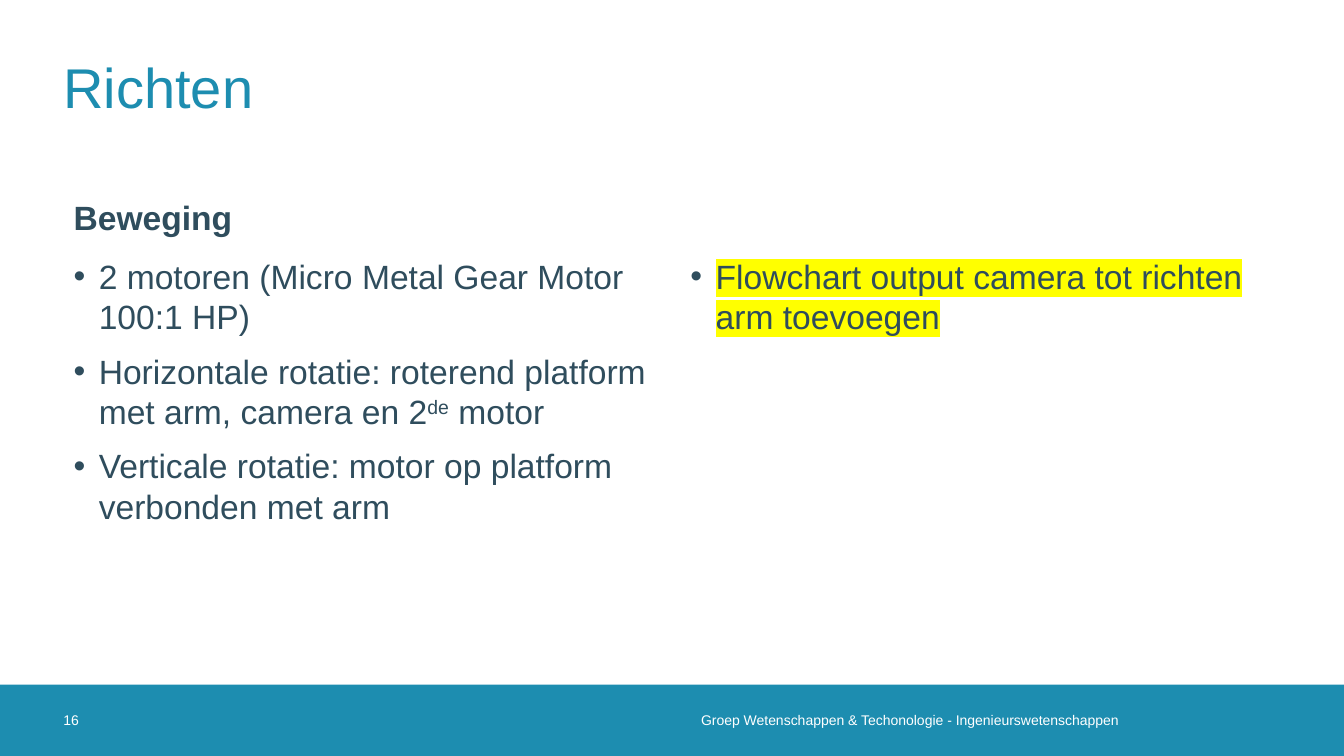
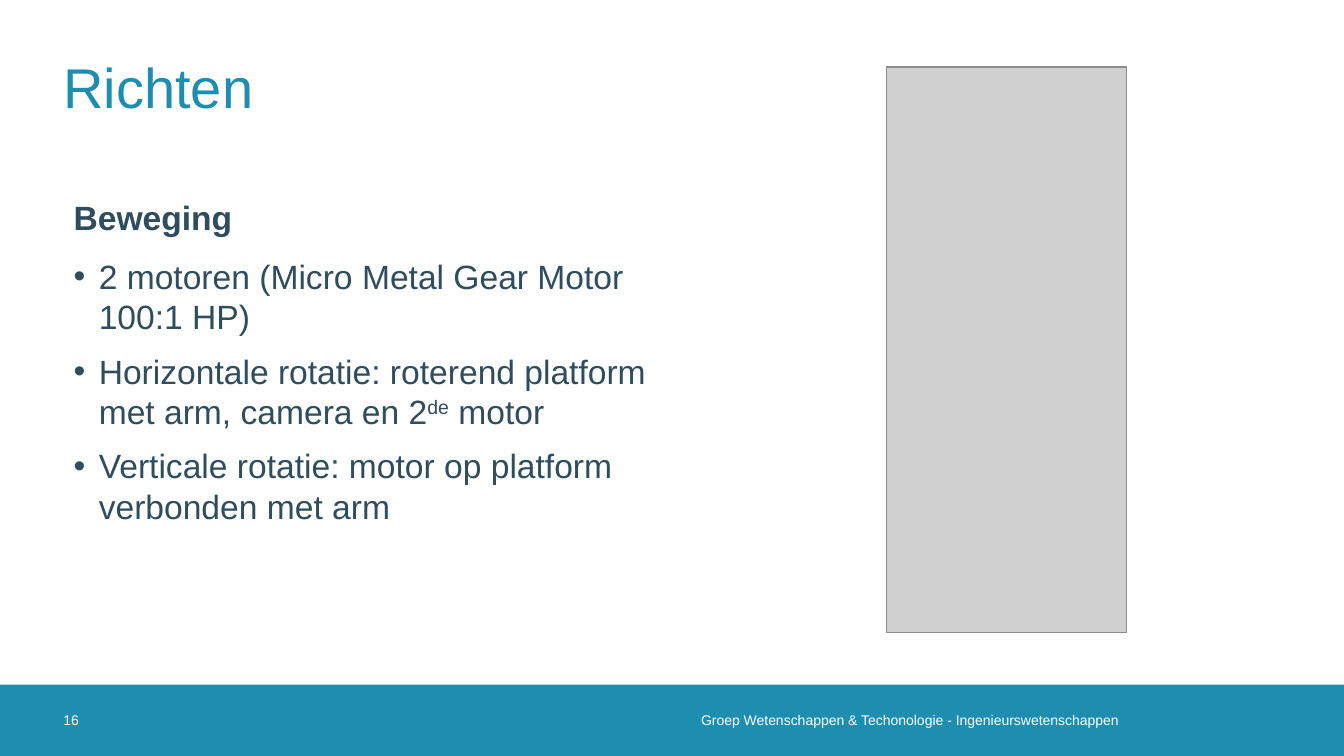
Before and after one commit to 2023-2022-KULAK-IW/2022_2023_Probleemoplossen_en_Ontwerpen_2, a slide deck: slide 16 of Tussentijdse Presentatie .pptx. Drawn at 1344x756 pixels with LibreOffice and Linux fonts; fonts in the diff are those of the drawing; grey boxes stand for pictures; background and template pictures are left out. Boxes give left, top, right and bottom in pixels: in the first picture for what was removed or moved away, otherwise in the second. Text is boxed around its words. In the diff, an @@ line names an element or a change of style, - is before the commit and + after.

```diff
--- a/Tussentijdse Presentatie .pptx
+++ b/Tussentijdse Presentatie .pptx
@@ picture added at (887, 67, 1128, 633) @@
@@ text removed at (716, 264, 1242, 336) @@
-• Flowchart output camera tot richten arm toevoegen
```
Also in this commit, not shown: 7 other slides changed, 2 slides removed, 4 other files.
